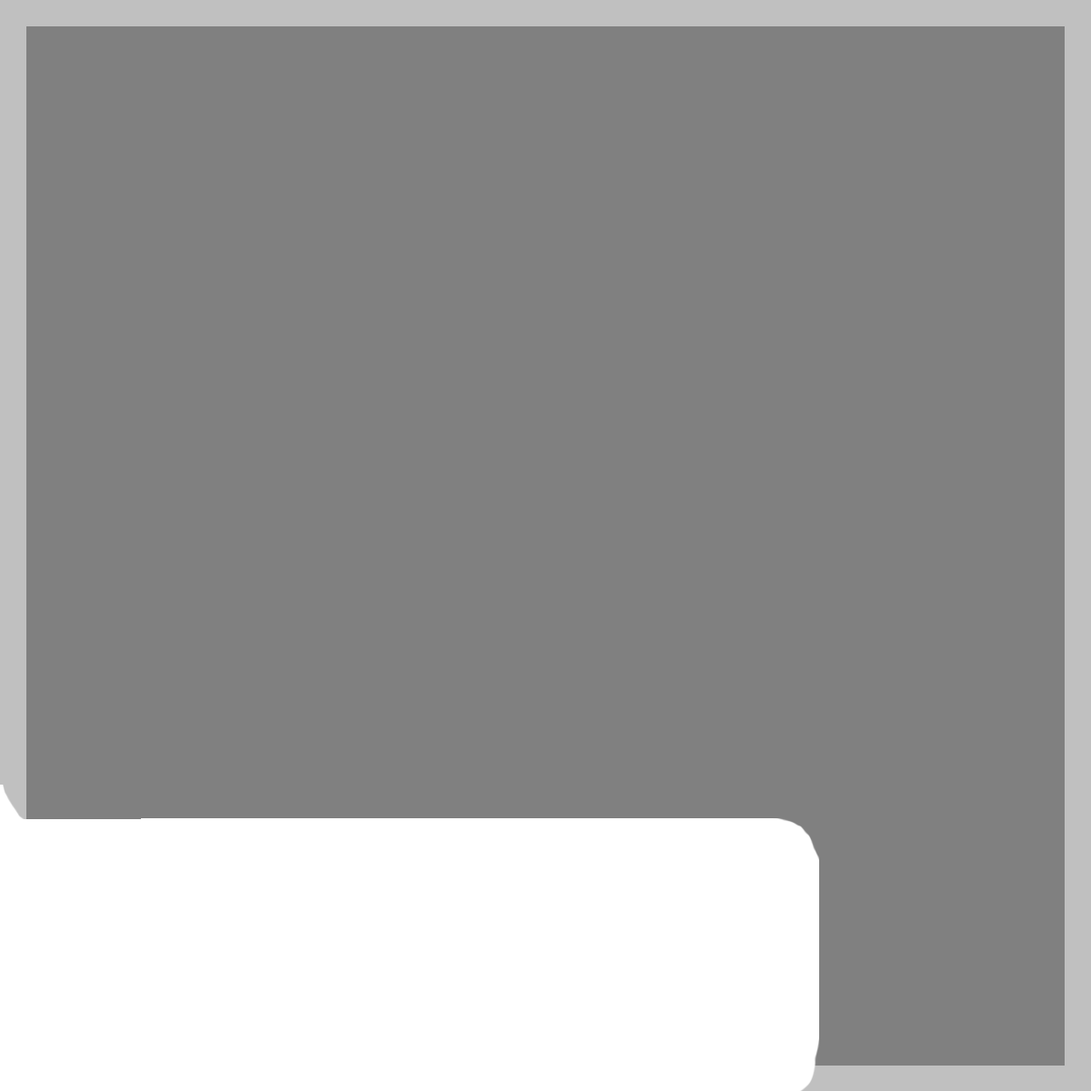
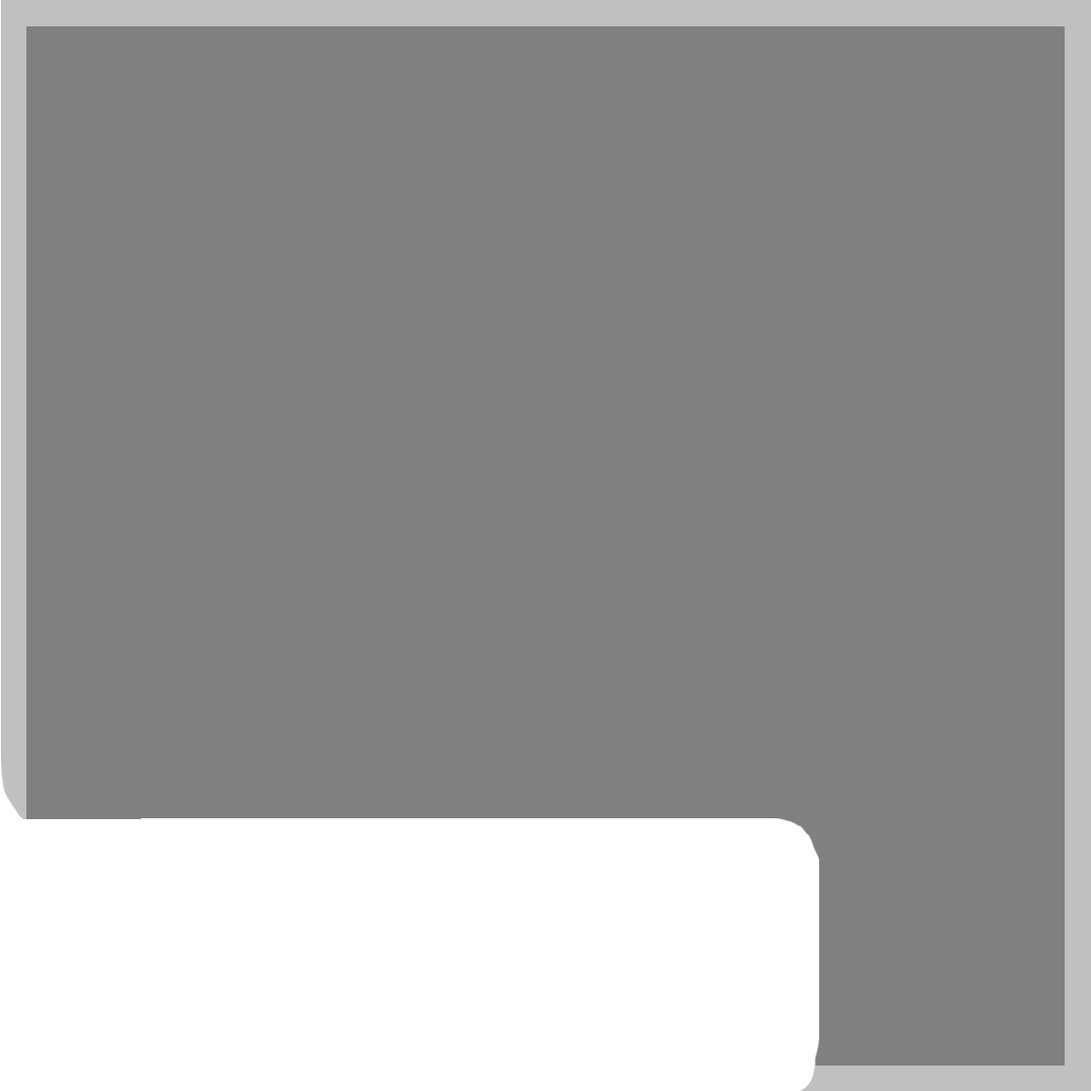
The second (1091, 1091) image is a revision of the first. Changes to its layers:
painted on "Layer 4" over [0,0,4,785]
